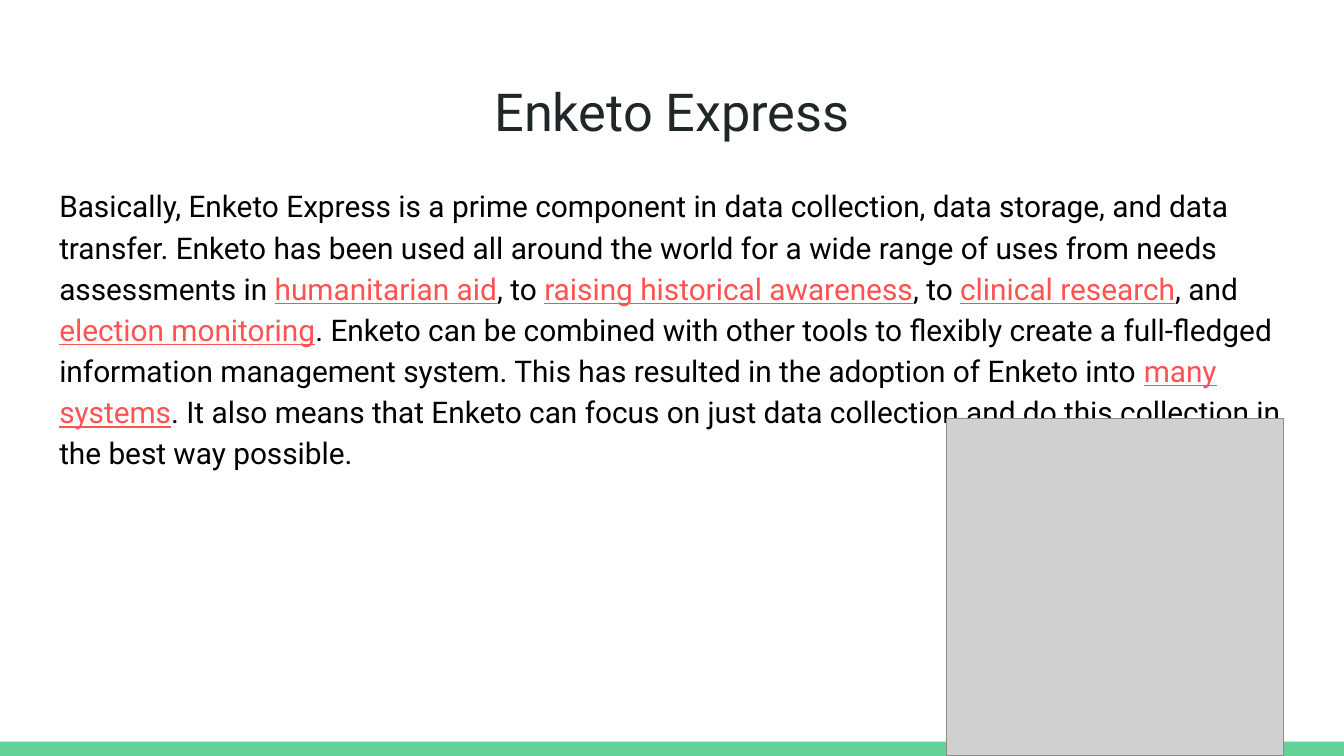
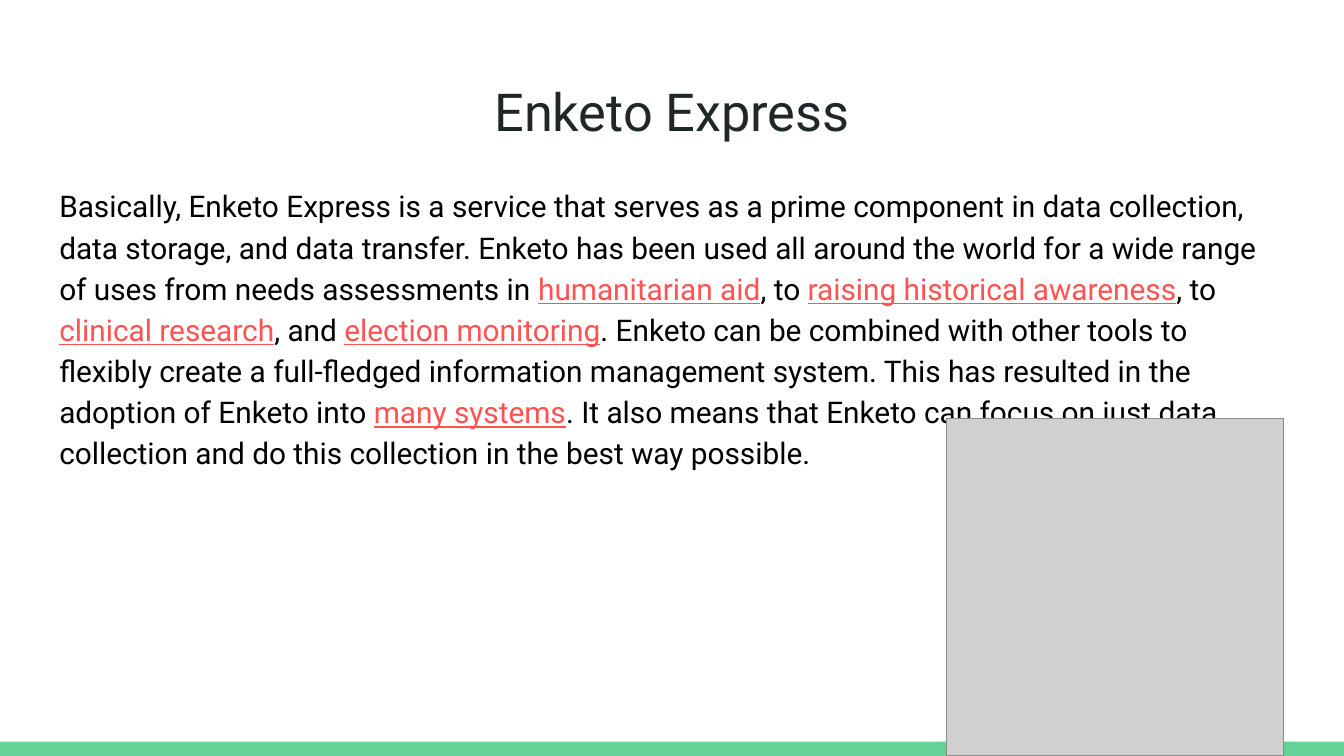
Before and after one commit to CSCI-362-02-2017/KMP, a slide deck: slide 8 of KMP_presentation.pptx. Drawn at 1344x756 pixels with LibreOffice and Linux fonts; fonts in the diff are those of the drawing; grey boxes stand for pictures. Boxes give left, top, right and bottom in pixels: in the first picture for what was removed or moved away, otherwise in the second. Text is boxed around its words. In the diff, an @@ line names an element or a change of style, - is before the commit and + after.

```diff
--- a/KMP_presentation.pptx
+++ b/KMP_presentation.pptx
@@ text at box(59, 194, 1256, 471): text changed @@
-Basically, Enketo Express is a prime component in data collection, data storage, and data transfer. Enketo has been used all around the world for a wide range of uses from needs assessments in humanitarian aid, to raising historical awareness, to clinical research, and election monitoring. Enketo can be combined with other tools to flexibly create a full-fledged information management system. This has resulted in the adoption of Enketo into many systems. It also means that Enketo can focus on just data collection and do this collection in the best way possible.
+Basically, Enketo Express is a service that serves as a prime component in data collection, data storage, and data transfer. Enketo has been used all around the world for a wide range of uses from needs assessments in humanitarian aid, to raising historical awareness, to clinical research, and election monitoring. Enketo can be combined with other tools to flexibly create a full-fledged information management system. This has resulted in the adoption of Enketo into many systems. It also means that Enketo can focus on just data collection and do this collection in the best way possible.
```
Also in this commit, not shown: 8 other slides changed, 1 slide added.
